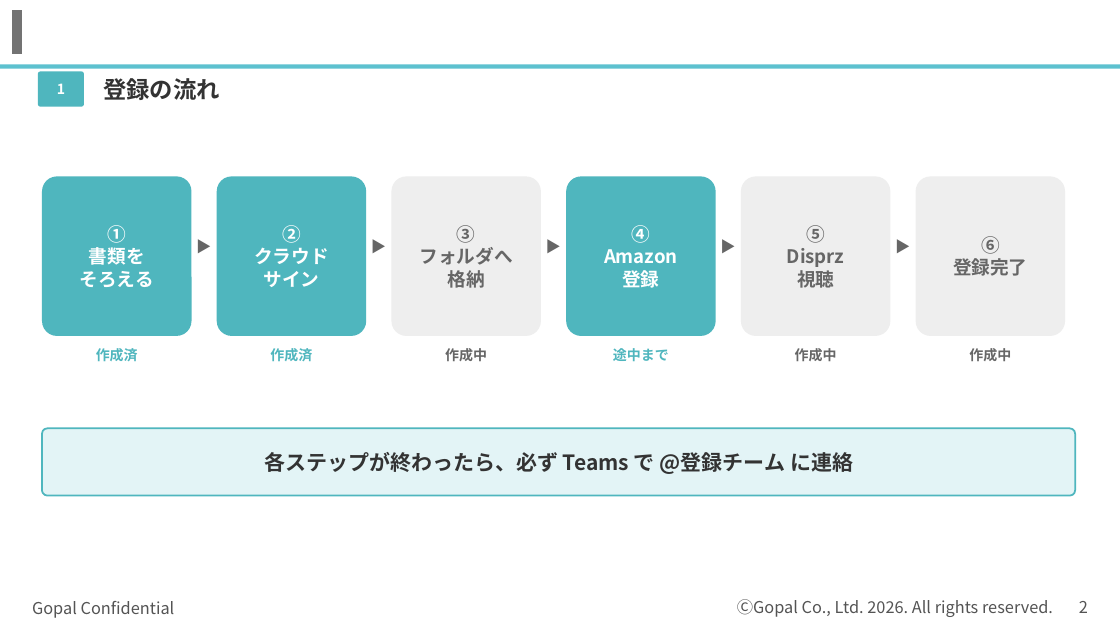
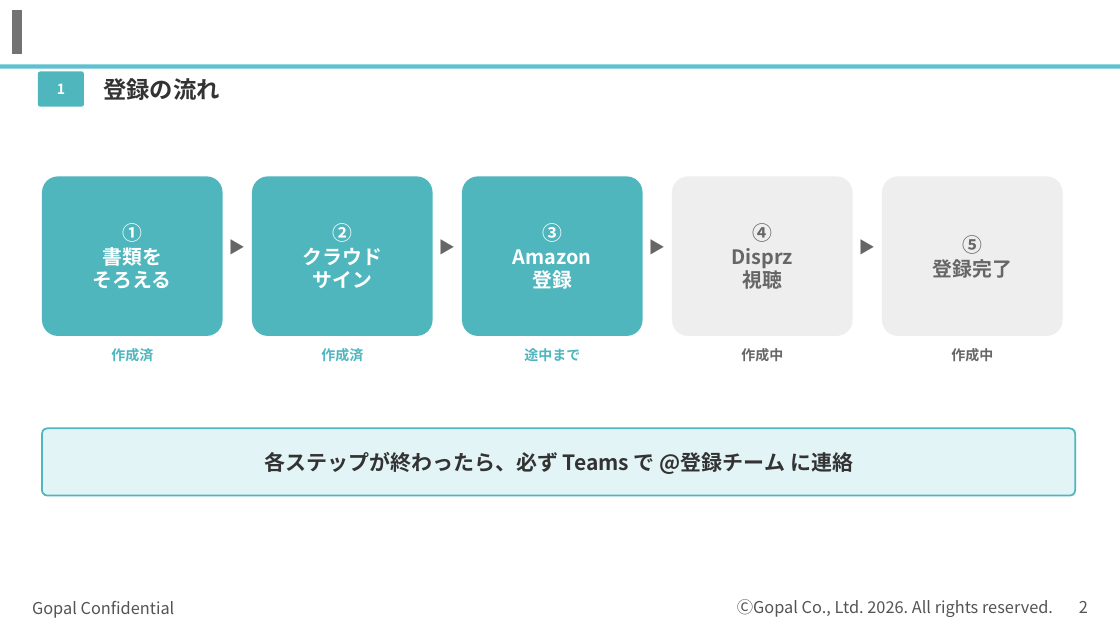
Before and after one commit to kagayugopal-eng/tamu, a slide deck: slide 2 of out/登録の流れ_書類準備まで.pptx. Drawn at 1120x630 pixels with LibreOffice and Linux fonts; fonts in the diff are those of the drawing; background and template pictures are left out. Boxes give left, top, right and bottom in pixels: in the first picture for what was removed or moved away, otherwise in the second. Text is boxed around its words. In the diff, an @@ line names an element or a change of style, - is before the commit and + after.

```diff
--- a/out/登録の流れ_書類準備まで.pptx
+++ b/out/登録の流れ_書類準備まで.pptx
@@ text "①" at [93,223,172,288]: size 16 to 17 pt @@
@@ rounded rectangle: place and size @@
-rounded rectangle at [42,176,192,336]
+rounded rectangle at [42,176,223,336]
@@ text "②" at [303,223,382,288]: size 16 to 17 pt @@
@@ text "②": place and size @@
-text "②" at [254,225,328,287]
+text "②" at [303,223,382,288]
@@ rounded rectangle: place and size @@
-rounded rectangle at [217,176,366,336]
+rounded rectangle at [252,176,433,336]
@@ rounded rectangle removed at [392,176,541,336] @@
@@ text "③": place and size @@
-text "③" at [604,225,678,288]
+text "③" at [513,223,592,289]
@@ rounded rectangle: place and size @@
-rounded rectangle at [566,176,716,336]
+rounded rectangle at [462,176,643,336]
@@ text "④": place and size @@
-text "④" at [787,225,845,288]
+text "④" at [732,223,793,289]
@@ rounded rectangle: place and size @@
-rounded rectangle at [741,176,891,336]
+rounded rectangle at [672,176,853,336]
@@ text "⑤": place and size @@
-text "⑤" at [953,236,1027,276]
+text "⑤" at [933,235,1012,278]
@@ rounded rectangle: place and size @@
-rounded rectangle at [916,176,1065,336]
+rounded rectangle at [882,176,1063,336]
@@ text "▶": place and size @@
-text "▶" at [189,235,218,277]
+text "▶" at [220,235,254,277]
@@ text removed at [420,225,513,288] @@
-③
-フォルダへ
-格納
@@ text "▶": place and size @@
-text "▶" at [364,235,393,277]
+text "▶" at [430,235,464,277]
@@ text removed at [539,235,568,277] @@
-▶
@@ text at [542,223,562,242]: text changed; size 16 to 17 pt @@
-④
+③
@@ size 13 to 14 pt in 4 elements at [220,235,254,277], [850,235,884,277], [430,235,464,277], [640,235,674,277] @@
@@ text "▶": place and size @@
-text "▶" at [713,235,743,277]
+text "▶" at [640,235,674,277]
@@ text at [752,223,772,242]: text changed; size 16 to 17 pt @@
-⑤
+④
@@ text "▶": place and size @@
-text "▶" at [888,235,918,277]
+text "▶" at [850,235,884,277]
@@ text at [962,235,982,254]: text changed; size 16 to 17 pt @@
-⑥
+⑤
@@ text at [513,249,592,289]: size 16 to 17 pt in "Amazon", "登録" @@
@@ text at [732,248,793,289]: size 16 to 17 pt in "Disprz", "視聴" @@
@@ text at [933,259,1012,278]: size 16 to 17 pt in "登録完了" @@
@@ text "作成済": place and size @@
-text "作成済" at [96,348,138,361]
+text "作成済" at [111,348,153,361]
@@ text "作成済": place and size @@
-text "作成済" at [270,348,312,361]
+text "作成済" at [321,348,363,361]
@@ text removed at [445,348,487,361] @@
-作成中
@@ text "途中まで": place and size @@
-text "途中まで" at [613,348,669,362]
+text "途中まで" at [524,348,580,362]
@@ text "作成中": place and size @@
-text "作成中" at [795,348,837,361]
+text "作成中" at [741,348,783,361]
@@ text "作成中": place and size @@
-text "作成中" at [969,348,1011,361]
+text "作成中" at [951,348,993,361]
```
Also in this commit, not shown: 5 other slides changed.
